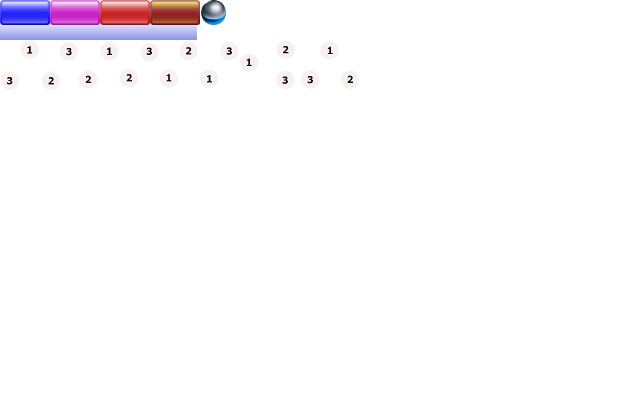
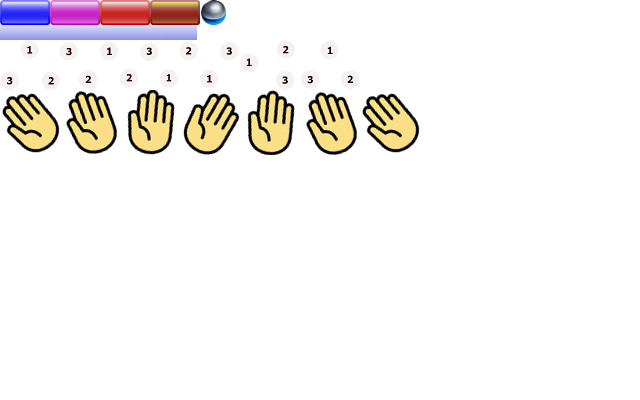
Layers edited between the first and the second 640×400 image:
added layer "Hand" above "3 Balls" over [2, 90, 420, 155]
